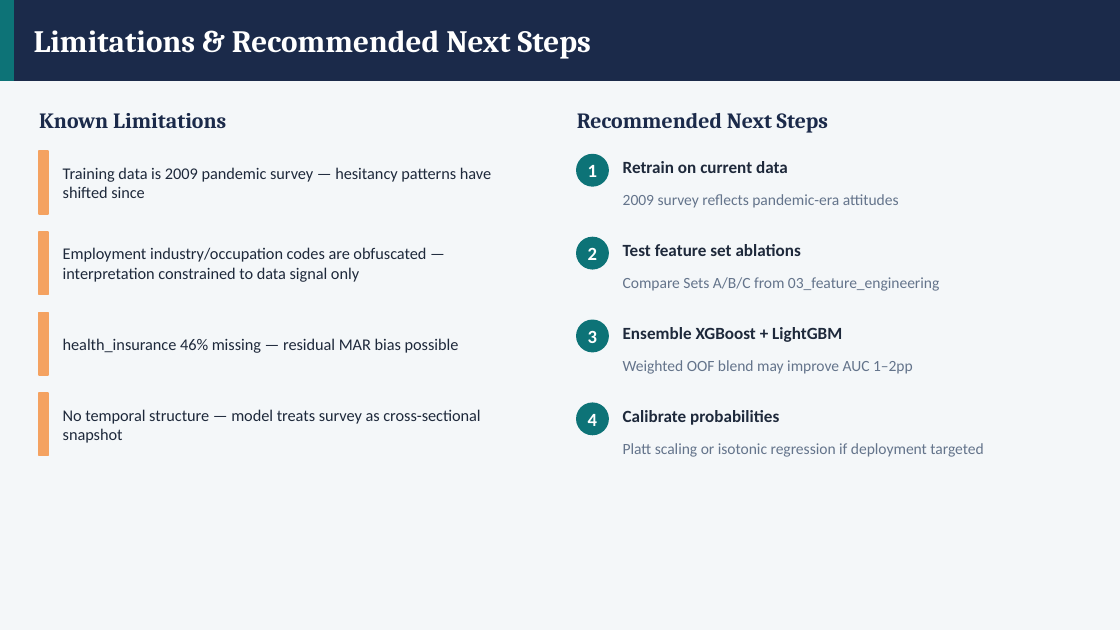
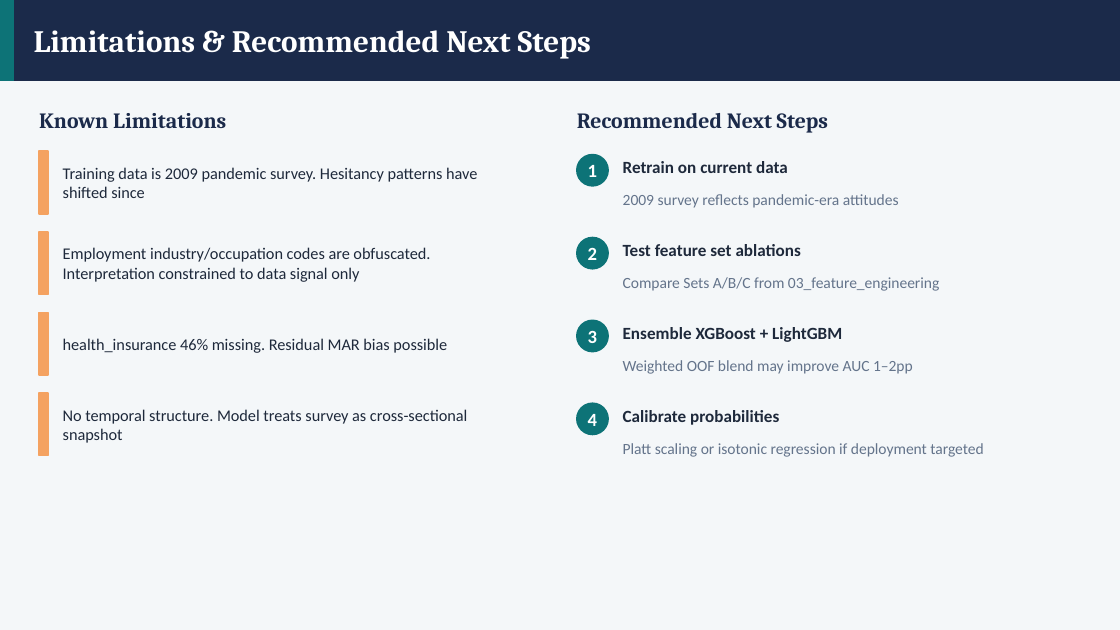
Before and after one commit to jarretangbazo/Flu-Shot-Learning, a slide deck: slide 8 of reports/flu_shot_analysis.pptx. Drawn at 1120x630 pixels with LibreOffice and Linux fonts; fonts in the diff are those of the drawing. Boxes give left, top, right and bottom in pixels: in the first picture for what was removed or moved away, otherwise in the second. Text is boxed around its words. In the diff, an @@ line names an element or a change of style, - is before the commit and + after.

```diff
--- a/reports/flu_shot_analysis.pptx
+++ b/reports/flu_shot_analysis.pptx
@@ text at (x1=63, y1=167, x2=477, y2=198): text changed @@
-Training data is 2009 pandemic survey — hesitancy patterns have shifted since
+Training data is 2009 pandemic survey. Hesitancy patterns have shifted since
@@ text at (x1=63, y1=247, x2=430, y2=282): text changed @@
-Employment industry/occupation codes are obfuscated — interpretation constrained to data signal only
+Employment industry/occupation codes are obfuscated. Interpretation constrained to data signal only
@@ text at (x1=63, y1=338, x2=447, y2=353): text changed @@
-health_insurance 46% missing — residual MAR bias possible
+health_insurance 46% missing. Residual MAR bias possible
@@ text at (x1=63, y1=409, x2=467, y2=443): text changed @@
-No temporal structure — model treats survey as cross-sectional snapshot
+No temporal structure. Model treats survey as cross-sectional snapshot
```
Also in this commit, not shown: 4 other slides changed, 2 other files.
